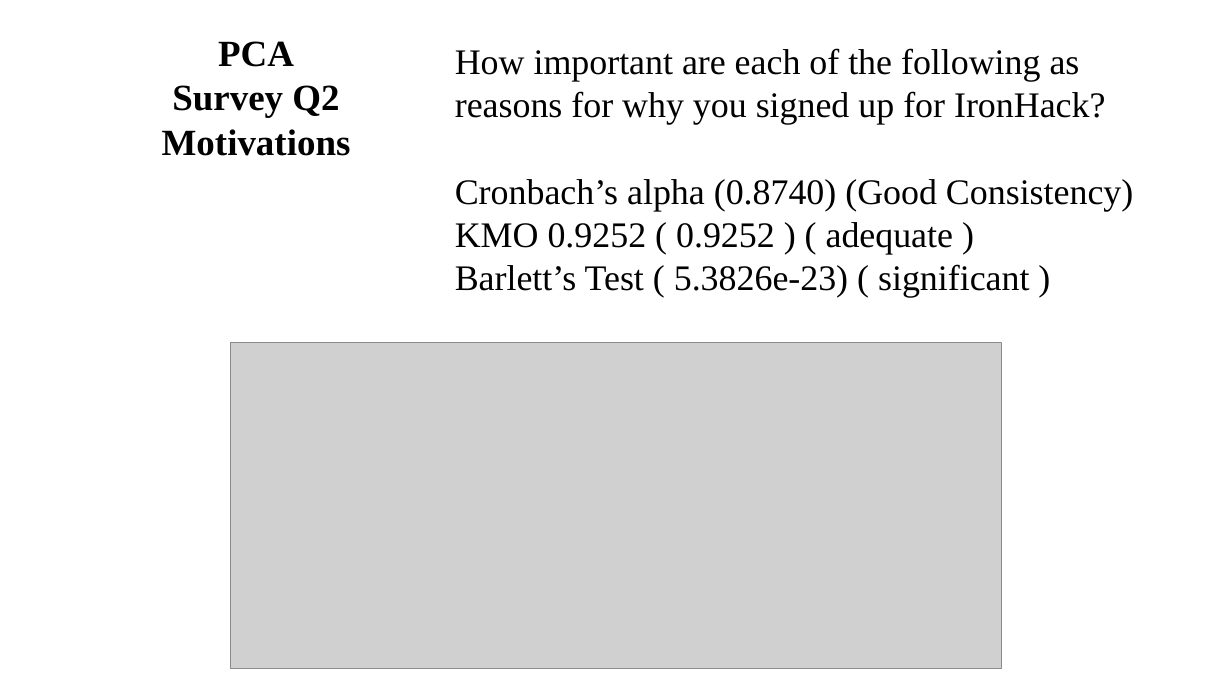
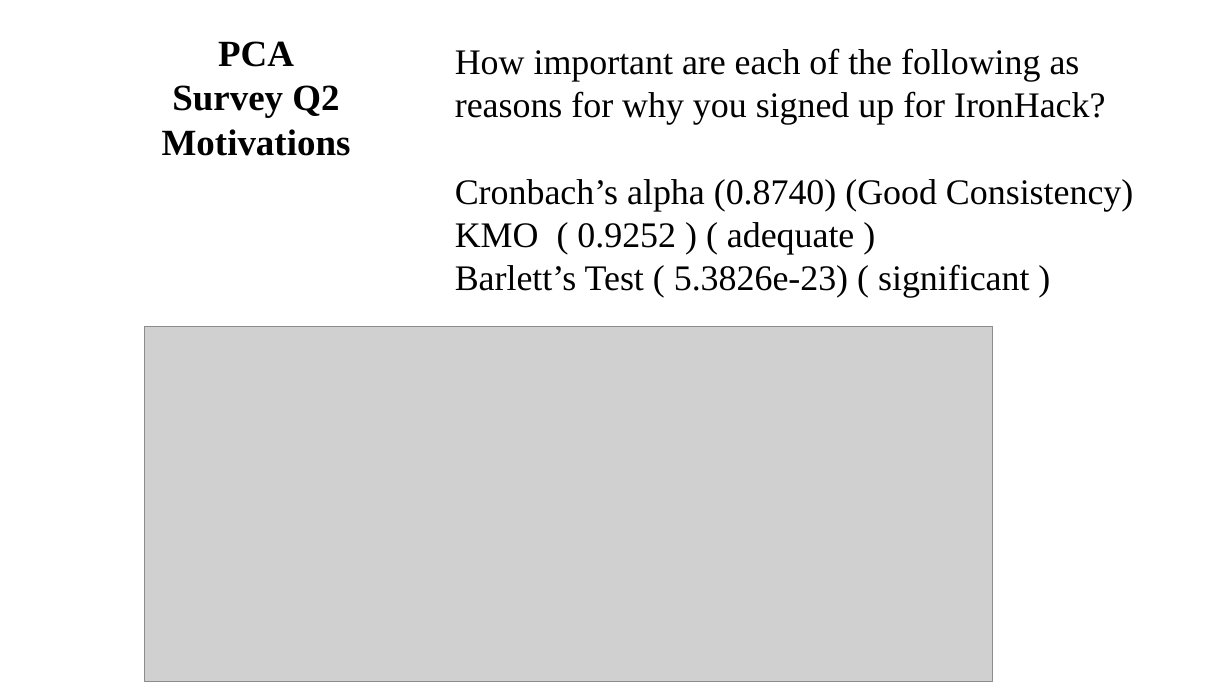
Before and after one commit to ironhacks/spring-2017-analysis, a slide deck: slide 33 of surveys/survey_analysis_and_pca_theory.pptx. Drawn at 1232x693 pixels with LibreOffice and Linux fonts; fonts in the diff are those of the drawing; grey boxes stand for pictures. Boxes give left, top, right and bottom in pixels: in the first picture for what was removed or moved away, otherwise in the second. Text is boxed around its words. In the diff, an @@ line names an element or a change of style, - is before the commit and + after.

Commit message:
pca survey question

```diff
--- a/surveys/survey_analysis_and_pca_theory.pptx
+++ b/surveys/survey_analysis_and_pca_theory.pptx
@@ text at box(455, 222, 854, 254): text changed @@
-KMO 0.9252 ( 0.9252 ) ( adequate )
+KMO ( 0.9252 ) ( adequate )
@@ picture: place and size @@
-picture at box(231, 342, 1002, 668)
+picture at box(144, 327, 994, 682)
```
Also in this commit, not shown: 3 other slides changed, 8 slides added, 4 other files.
